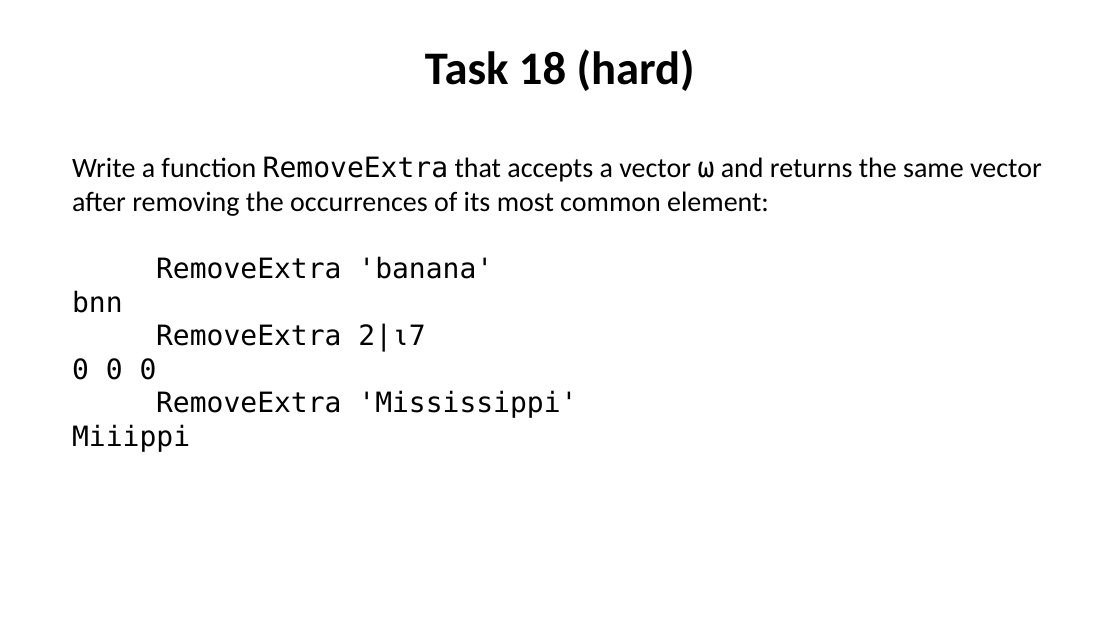
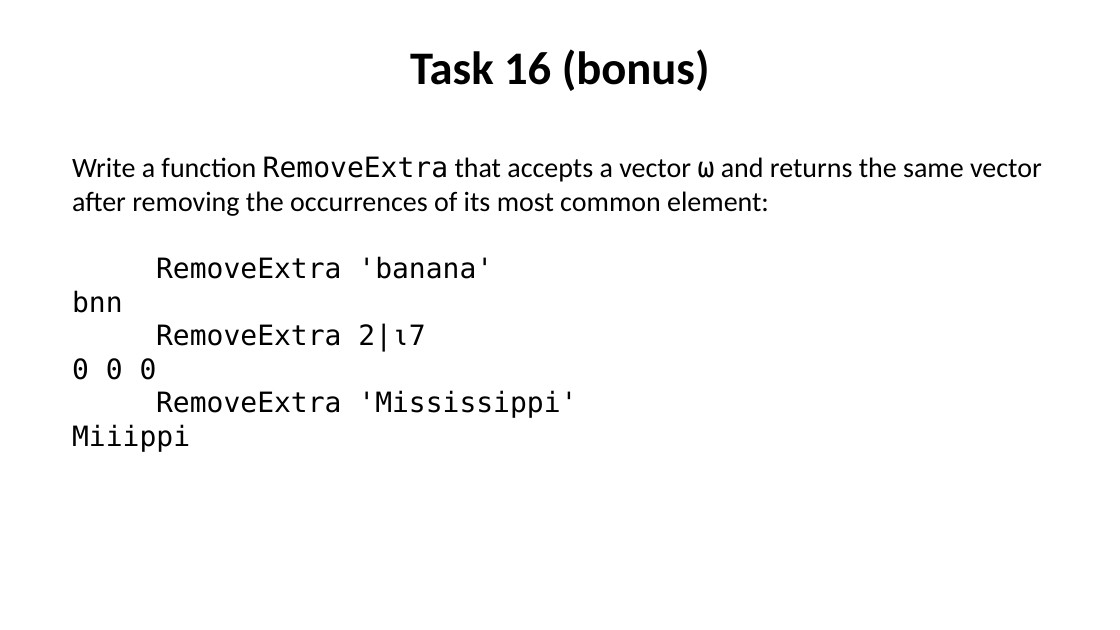
Before and after one commit to abrudz/tasks, a slide deck: slide 16 of assessment_A.pptx (slide 18 before the commit). Drawn at 1120x630 pixels with LibreOffice and Linux fonts; fonts in the diff are those of the drawing. Boxes give left, top, right and bottom in pixels: in the first picture for what was removed or moved away, otherwise in the second. Text is boxed around its words. In the diff, an @@ line names an element or a change of style, - is before the commit and + after.

```diff
--- a/assessment_A.pptx
+++ b/assessment_A.pptx
@@ text at (410, 49, 710, 91): text changed @@
-Task 18 (hard)
+Task 16 (bonus)
```
Also in this commit, not shown: 6 other slides changed, 15 slides added, 6 slides removed, 2 other files.
